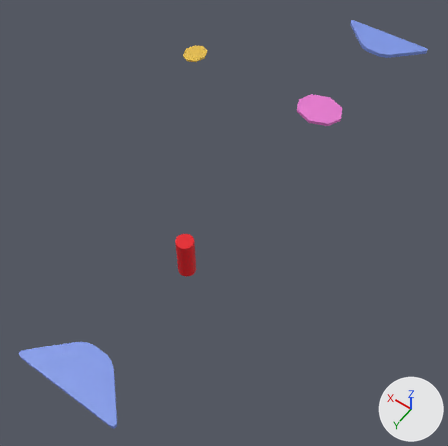
A saved change to the OBJ model 3DLv3_2023_vs2019/Project/BaseProject/BaseProject/res/Field/HopsAndHoops/Stage2(Base).obj.
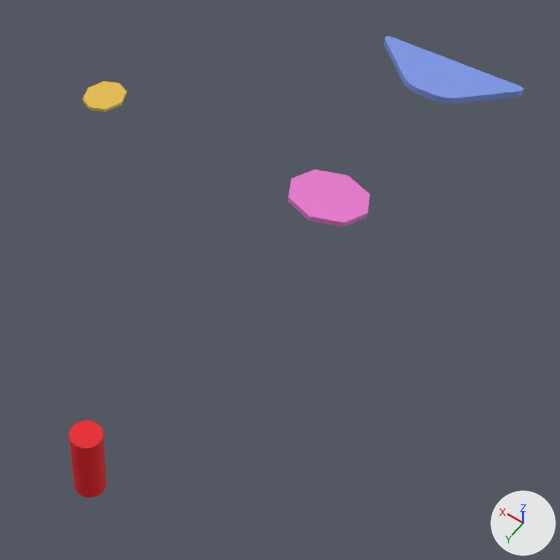
Each version is shown whole from a camera (50 mm lens) standing at (-152.0, 461.0, 326.0) and looking at (13.0, 230.0, -38.0), then close up on the part from 31% to 100% of the width and 0% to 70% of the height. Arrows for +X, +Y and +Z are at lower right; the lights stay in place. Where no turn or scale is listed for an object, it has been applied to the vertices.

Names of what the first close-up shows: '円柱', '立方体', '立方体.007', '立方体.036'.
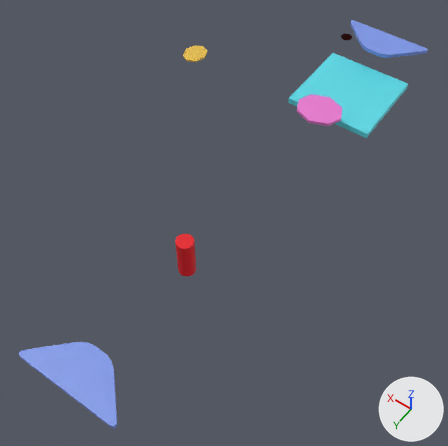
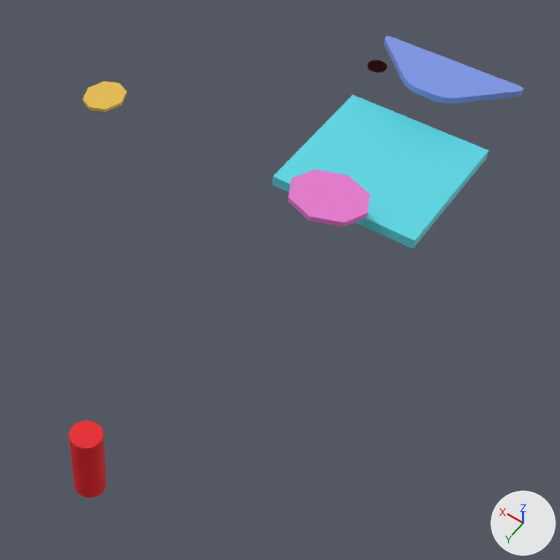
Edits to the bpy script that builds the scene:
```text
Add mat_マテリアル_004:
    mat_マテリアル_004 = principled_material('マテリアル.004')
    mat_マテリアル_004.base_color = (0.104, 0.702, 0.8)  # cyan #5bdae7
Add mat_マテリアル_001:
    mat_マテリアル_001 = principled_material('マテリアル.001')
    mat_マテリアル_001.base_color = (0.8, 0.155, 0.137)  # red #e76e67
Add me_立方体_001:
    me_立方体_001.from_pydata(...)  # a box spanning x -36.6..36.6, y 29.8..104.5, z -22.6..-17.6
    me_立方体_001.materials.append(mat_マテリアル_004)  # cyan #5bdae7
Add me_円:
    me_円.from_pydata(...)  # a 32-sided cylinder along z spanning x 23.78..33.15, y 20.55..29.92, z -0.65..-0.18
    me_円.materials.append(mat_マテリアル_001)  # red #e76e67
Add ob_立方体_001:
    ob_立方体_001 = bpy.data.objects.new('立方体.001', me_立方体_001)
    ob_立方体_001.location = (0.0, 0.0, 0.0)
Add ob_円:
    ob_円 = bpy.data.objects.new('円', me_円)
    ob_円.location = (0.0, 0.0, 0.0)
```

Changed parts and their boxes [x1, y1, x2, y2] in the close-ups (560 x 560 px):
'立方体.001', added (cyan): after [272, 95, 489, 249]
'円', added: after [367, 60, 387, 73]
